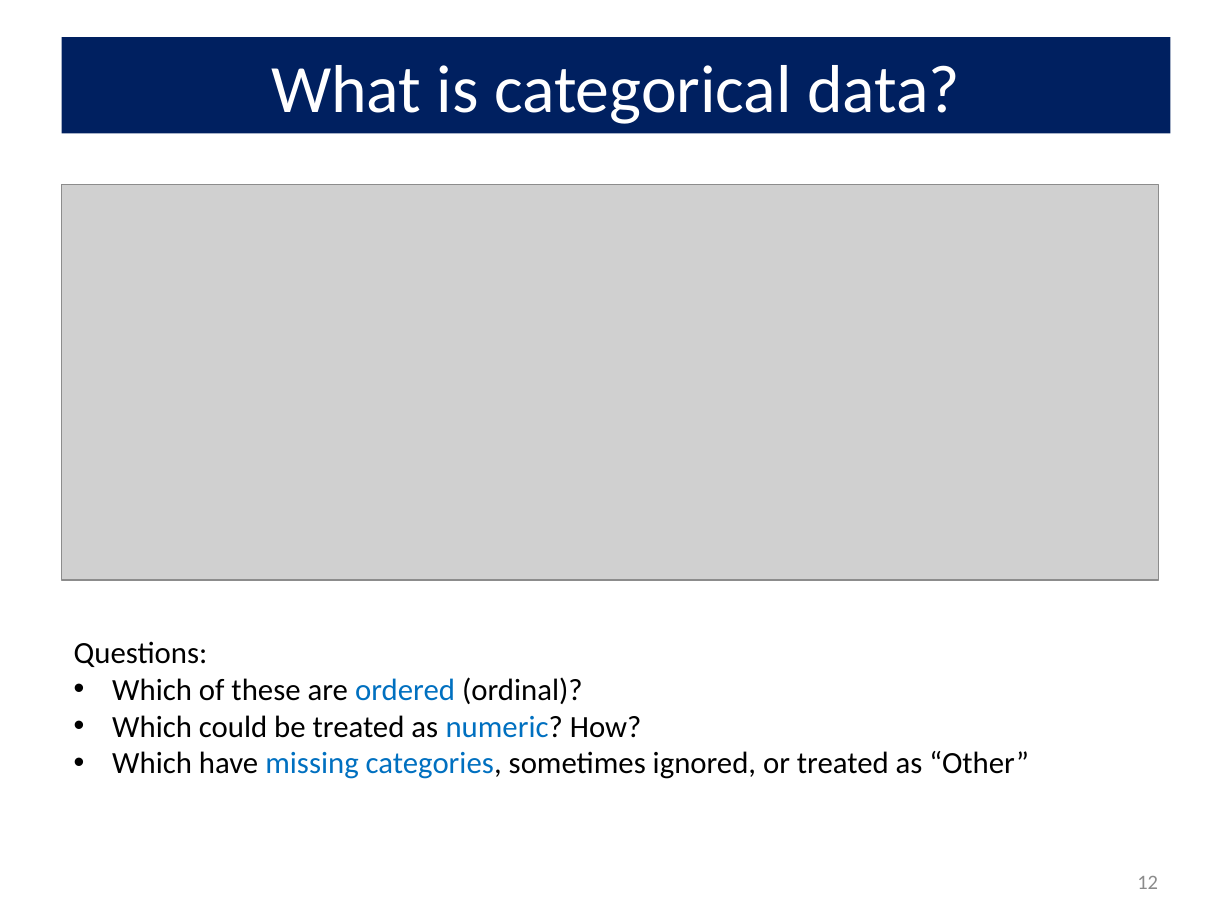
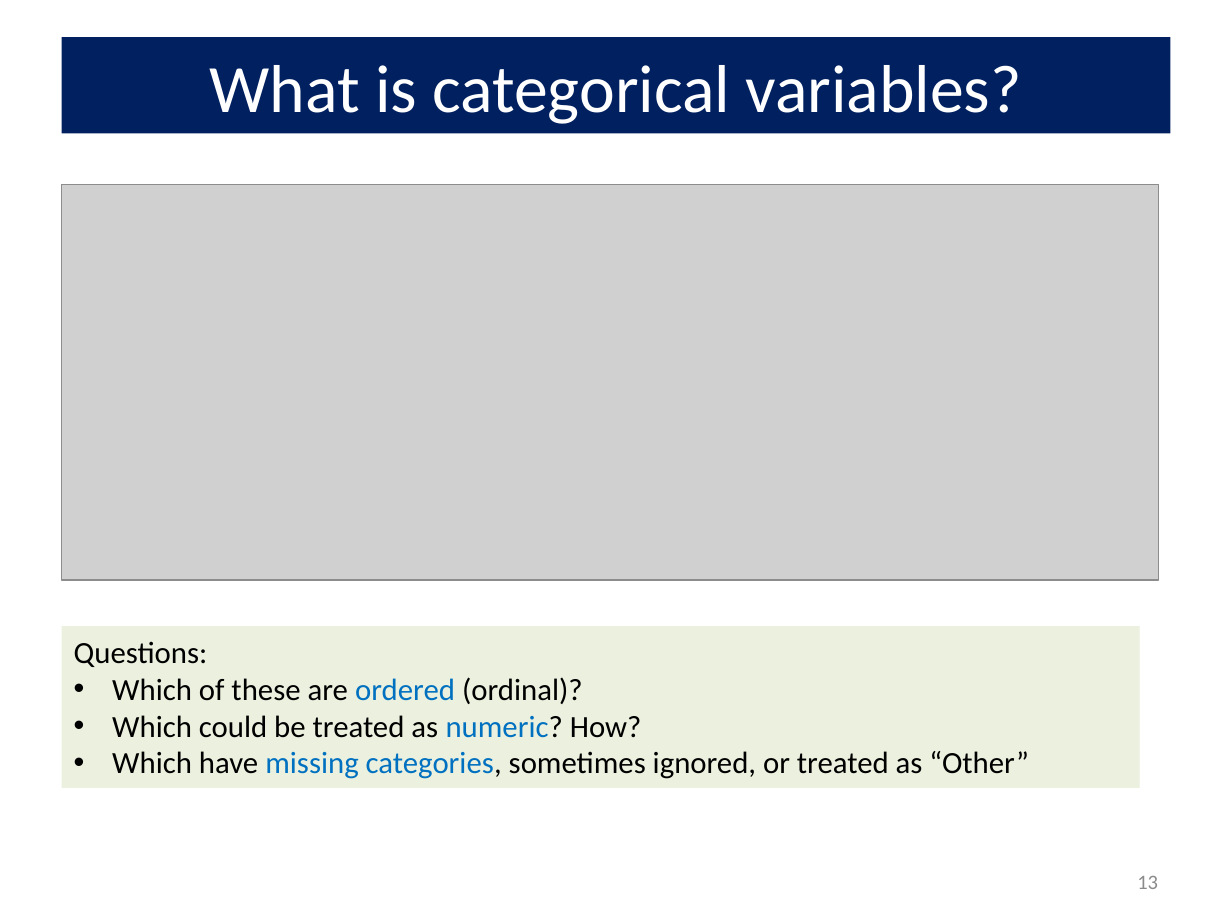
Before and after one commit to friendly/psy6136, a slide deck: slide 13 of lectures/01-Overview.pptx (slide 12 before the commit). Drawn at 1232x924 pixels with LibreOffice and Linux fonts; fonts in the diff are those of the drawing; grey boxes stand for pictures. Boxes give left, top, right and bottom in pixels: in the first picture for what was removed or moved away, otherwise in the second. Text is boxed around its words. In the diff, an @@ line names an element or a change of style, - is before the commit and + after.

```diff
--- a/lectures/01-Overview.pptx
+++ b/lectures/01-Overview.pptx
@@ title at (x1=210, y1=65, x2=1022, y2=124): text changed @@
-What is categorical data?
+What is categorical variables?
@@ rectangle "Questions:" resized from (x1=74, y1=641, x2=1029, y2=779) to (x1=62, y1=626, x2=1140, y2=787) @@
@@ rectangle "Questions:" at (x1=62, y1=626, x2=1140, y2=787): fill none to #EBF1DE @@
@@ page number at (x1=1137, y1=876, x2=1158, y2=889): text changed @@
-12
+13
```
Also in this commit, not shown: 9 other slides changed, 1 slide added.
